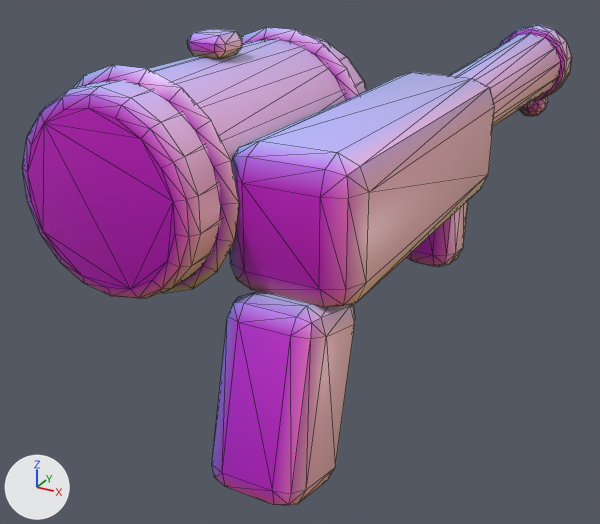
Renders of the glTF model game/assets/models/weapons/wpn_flame.glb from each side of a commit.
One viewpoint serves both versions: a 50 mm lens placed at (0.089, -0.157, 0.093), pointed at (-0.039, 0.076, -0.024). Arrows for +X, +Y and +Z are at lower left; the lights stay in place. The first picture is the older version. Mesh edges are drawn as thin lines. Where no turn or scale is listed for an object, it has been applied to the vertices. Vertices at exactly the same position are counted once.

The first picture shows 'wpn_flame_mesh'.
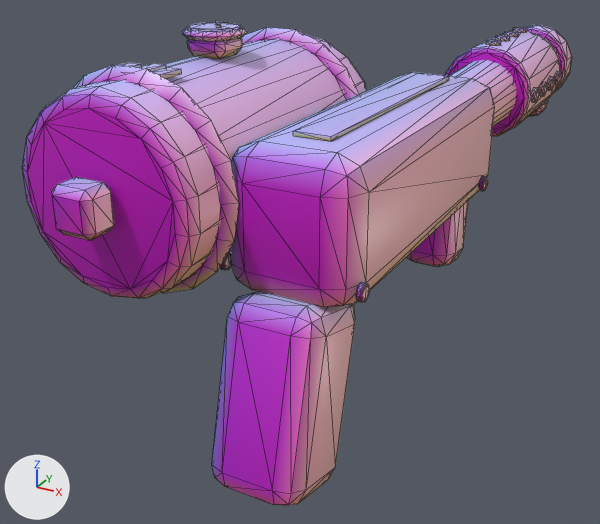
The change, as a diff of the scene's bpy script:
```diff
--- a/game/assets/models/weapons/wpn_flame.glb.py
+++ b/game/assets/models/weapons/wpn_flame.glb.py
@@ me_wpn_flame_mesh @@
 # used by ob_wpn_flame_mesh; location = (0.0, 0.0, 0.0)
-me_wpn_flame_mesh.from_pydata(...)  # 854 vertices, 1664 faces; spans x -0.069..0.018, y -0.022..0.229, z -0.046..0.06
+me_wpn_flame_mesh.from_pydata(...)  # 1452 vertices, 2776 faces; spans x -0.069..0.019, y -0.03..0.229, z -0.046..0.062
+# me_wpn_flame_mesh part 1: the loose piece of 24 vertices spanning x -0.002..0.002, y 0.211..0.217, z 0.006..0.018 is copied, and the copy is scaled about its middle by (3.33, 1.59, 0.884), then moved by (-0.04, -0.239, 0.016); it spans x -0.046..-0.034, y -0.03..-0.02, z 0.022..0.034
+# me_wpn_flame_mesh part 2: a new loose piece, a 14-sided cylinder along z spanning x -0.0468..-0.0332, y 0.023..0.037, z 0.0595..0.0615, in mat_m_flat
+# me_wpn_flame_mesh part 3: a new loose piece, a box spanning x -0.048..-0.044, y -0.004..0.004, z 0.0542..0.0554, in mat_m_flat
+# me_wpn_flame_mesh part 4: a new loose piece, a box spanning x -0.042..-0.038, y -0.006..0.006, z 0.0542..0.0554, in mat_m_flat
+# me_wpn_flame_mesh part 5: a new loose piece, a box spanning x -0.036..-0.032, y -0.004..0.004, z 0.0542..0.0554, in mat_m_flat
+# me_wpn_flame_mesh part 6: a new loose piece, an 8-sided cylinder along z spanning x -0.0028..0.0028, y 0.1492..0.1548, z 0.0428..0.0442, in mat_m_flat
+# me_wpn_flame_mesh part 7: a new loose piece, an 8-sided cylinder along z spanning x -0.0028..0.0028, y 0.1612..0.1668, z 0.0428..0.0442, in mat_m_flat
+# me_wpn_flame_mesh part 8: a new loose piece, an 8-sided cylinder along z spanning x -0.0028..0.0028, y 0.1732..0.1788, z 0.0428..0.0442, in mat_m_flat
+# me_wpn_flame_mesh part 9: a new loose piece, an 8-sided cylinder along z spanning x -0.0028..0.0028, y 0.1852..0.1908, z 0.0428..0.0442, in mat_m_flat
+# me_wpn_flame_mesh part 10: a new loose piece, an 8-sided cylinder along x spanning x 0.0165..0.0179, y 0.1492..0.1548, z 0.0232..0.0288, in mat_m_flat
+# me_wpn_flame_mesh part 11: a new loose piece, an 8-sided cylinder along x spanning x 0.0165..0.0179, y 0.1612..0.1668, z 0.0232..0.0288, in mat_m_flat
+# me_wpn_flame_mesh part 12: a new loose piece, an 8-sided cylinder along x spanning x 0.0165..0.0179, y 0.1732..0.1788, z 0.0232..0.0288, in mat_m_flat
+# me_wpn_flame_mesh part 13: a new loose piece, an 8-sided cylinder along x spanning x 0.0165..0.0179, y 0.1852..0.1908, z 0.0232..0.0288, in mat_m_flat
+# me_wpn_flame_mesh part 14: a new loose piece, a box spanning x -0.005..0.005, y 0.01..0.09, z 0.0412..0.0424, in mat_m_flat
+# me_wpn_flame_mesh part 15: a new loose piece of 96 vertices spanning x -0.017..0.017, y 0.145..0.195, z 0.009..0.043, in mat_m_metal
+# me_wpn_flame_mesh part 16: a new loose piece of 56 vertices spanning x -0.049..-0.031, y 0.022..0.038, z 0.059..0.061, in mat_m_metal
+# me_wpn_flame_mesh part 17: a new loose piece of 48 vertices spanning x -0.019..-0.018, y -0.002..0.002, z 0.008..0.012, in mat_m_metal
+# me_wpn_flame_mesh part 18: a new loose piece of 48 vertices spanning x 0.018..0.019, y -0.002..0.002, z 0.008..0.012, in mat_m_metal
+# me_wpn_flame_mesh part 19: a new loose piece of 48 vertices spanning x 0.018..0.019, y 0.088..0.092, z 0.008..0.012, in mat_m_metal
+# other edits to the shape of me_wpn_flame_mesh do not show in these pictures
 me_wpn_flame_mesh.materials.append(mat_m_metal)
```

Boxes (x1, y1, x2, y2) around the edits, measured in the pictures (600 x 524 px):
'wpn_flame_mesh', reshaped: before (22, 24, 572, 505); after (22, 21, 572, 505)
part 1 of me_wpn_flame_mesh, added: after (52, 177, 114, 241)
part 2 of me_wpn_flame_mesh, added: after (188, 22, 241, 31)
part 3 of me_wpn_flame_mesh, added: after (120, 62, 141, 67)
part 4 of me_wpn_flame_mesh, added: after (138, 63, 166, 71)
part 5 of me_wpn_flame_mesh, added: after (153, 67, 182, 78)
part 6 of me_wpn_flame_mesh, added: after (486, 39, 501, 46)
part 7 of me_wpn_flame_mesh, added: after (496, 35, 510, 41)
part 8 of me_wpn_flame_mesh, added: after (505, 31, 519, 37)
part 9 of me_wpn_flame_mesh, added: after (513, 27, 527, 33)
part 10 of me_wpn_flame_mesh, added: after (531, 87, 539, 102)
part 11 of me_wpn_flame_mesh, added: after (540, 81, 547, 96)
part 12 of me_wpn_flame_mesh, added: after (547, 76, 554, 90)
part 13 of me_wpn_flame_mesh, added: after (555, 71, 561, 85)
part 14 of me_wpn_flame_mesh, added (blue): after (293, 73, 449, 141)
part 15 of me_wpn_flame_mesh, added: after (445, 31, 560, 136)
part 16 of me_wpn_flame_mesh, added: after (182, 26, 247, 41)
part 17 of me_wpn_flame_mesh, added: after (220, 252, 231, 270)
part 18 of me_wpn_flame_mesh, added: after (356, 282, 370, 302)
part 19 of me_wpn_flame_mesh, added: after (479, 176, 488, 191)
